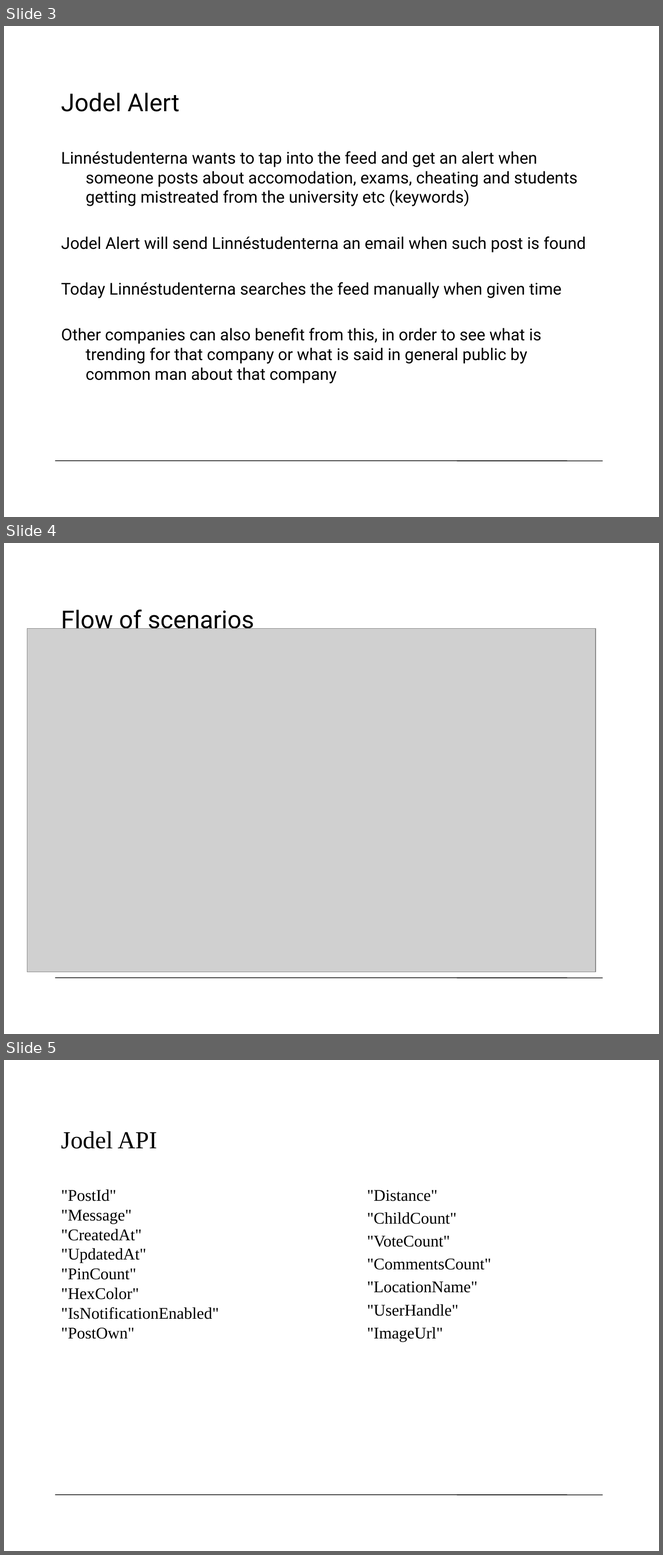
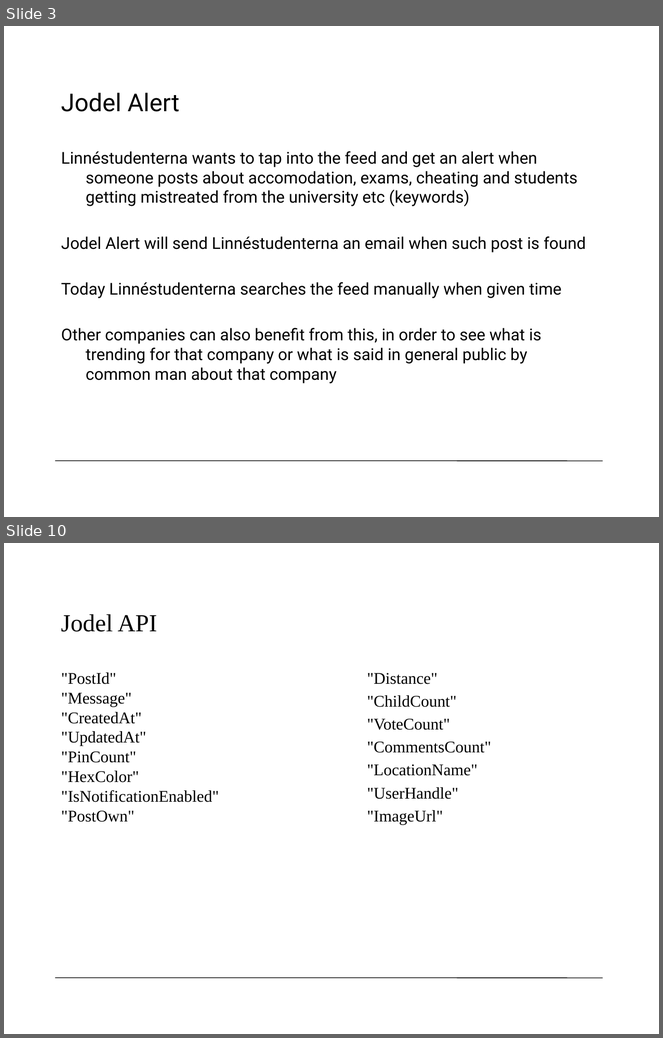
Before and after one commit to legendmcdonald/2DV603, a slide deck: JodelAlert.pptx. Shown one above the other, each under a label of ours: slides 3, 4 and 5 before the commit, slides 3 and 10 after it; the slides between them are not shown. The pictures are 663x1555 and 663x1038 pixels, drawn with LibreOffice and Linux fonts; fonts in the diff are those of the drawing; grey boxes stand for pictures; background and template pictures are left out. Boxes give left, top, right and bottom in pixels: in the first picture for what was removed or moved away, otherwise in the second. Text is boxed around its words. In the diff, an @@ line names an element or a change of style, - is before the commit and + after.

```diff
--- a/JodelAlert.pptx
+++ b/JodelAlert.pptx
@@ slide 4 removed at <box>4,543,659,1034</box>, background #FFFFFF; not listed: 1 template element that a slide beside it also shows @@
@@ title removed at <box>61,610,255,634</box> @@
-Flow of scenarios
@@ picture removed at <box>27,629,596,972</box> @@
@@ what was slide 5 is now slide 10 @@
```
Also in this commit, not shown: 1 slide changed, 6 slides added, 1 other file.
